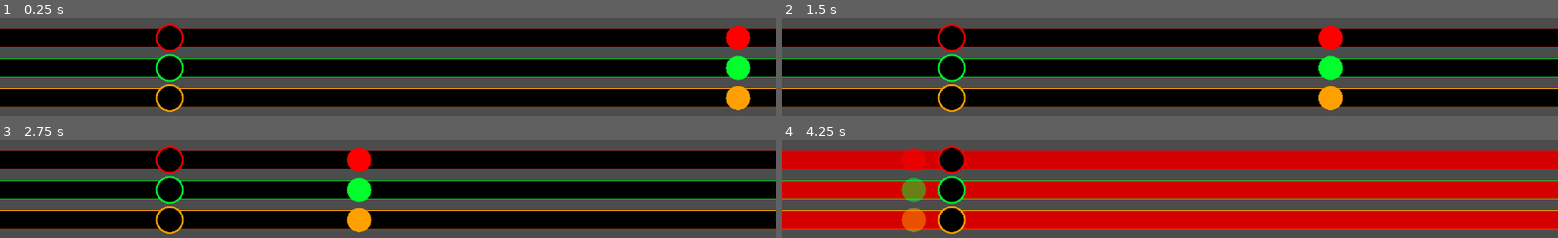
Above: before the commit, frames 1-4 (two rows, left to right).
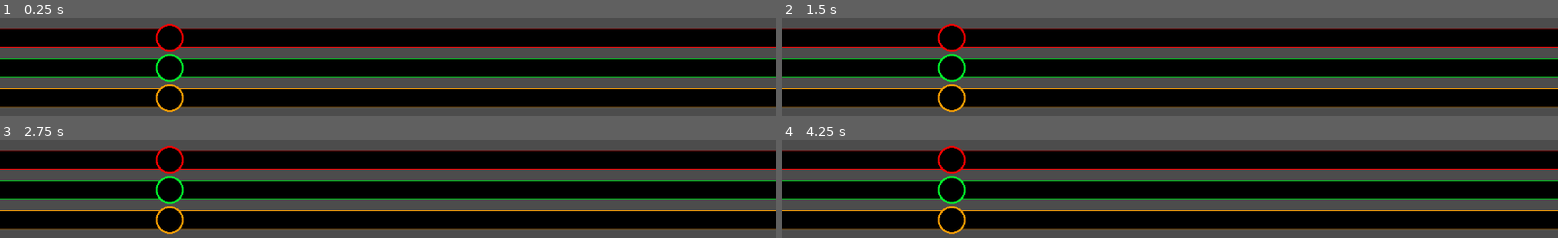
Above: after the commit, the same moments.

Repository: gregpennefather/jingle-cats
Game: Godot game, scene res://GameScene.tscn
The game is run twice, just before and just after one commit, with the same random seed, the same clock (stepped at 60 frames per second) and the same inputs. Video files are missing from this copy of the repository; at most half a second of black plays in their place.
Inputs:
- Up to frame 1 (0.25 s): no input
- Up to frame 2 (1.5 s): hold Right (ui_right) 0.53-1.28 s; hold Down (ui_down) from 1.28 s (still down)
- Up to frame 3 (2.75 s): release Down (ui_down) at 2.03 s; hold Right (ui_right) from 2.03 s (still down)
- Up to frame 4 (4.25 s): release Right (ui_right) at 3.53 s; hold Left (ui_left) from 3.53 s (still down)

The runs differ from the first frame. In frame 1, 1.8% of the frame differs, in the area x 93-97%, y 7-95%; in frame 2, 1.8%; in frame 3, 1.8%; in frame 4, 55%, in the area x 0-100%, y 7-95%.

Commit message:
Progress on adding notes at specific times

Diff:
--- a/Bars/BarBase.gd
+++ b/Bars/BarBase.gd
@@ -14,23 +14,27 @@
 	note_target.colour = note_colour
 	spawner.note_colour = note_colour
 	get_node("Outline").default_color = note_colour
-	get_node("SpawnPoint").spawn(7)
 
-	var timer = Timer.new()
-	timer.wait_time = 2
-	timer.connect("timeout", self, "add_A_Long")
-	timer.start()
-	timer.one_shot = false
-	add_child(timer)
+func add_note(noteType):
+	print('adding note: ' + str(noteType))
+	get_node("SpawnPoint").spawn(noteType)
+
+func add_note_array(note_play_info_array):
+	for play_info in note_play_info_array:
+		print(str(play_info.PlayTime) + ' ' + str(play_info.NoteType))
+		var timer = Timer.new()
+		timer.name = 'Time' + str(play_info.PlayTime) + 'Note' + str(play_info.NoteType)
+		timer.wait_time = play_info.PlayTime - 4
+		timer.one_shot = true
+		timer.connect('timeout', self, 'add_note', [play_info.NoteType])
+		add_child(timer)
+		timer.start()
 
 func _input(event):
 	if (event.is_action_pressed(action)):
 		var next_note = notes.first_valid_note()
 		if (next_note != null):
 			next_note.play()
-
-func add_A_Long():
-	spawner.spawn(0)
 
 func on_note_hit():
 	animation_player.play('hit')
--- /dev/null
+++ b/Bars/NoteBars.gd
@@ -0,0 +1,17 @@
+extends Node2D
+
+
+onready var RedBar = get_node("RedBar")
+onready var GreenBar = get_node("GreenBar")
+onready var OrangeBar = get_node("OrangeBar")
+
+# Called when the node enters the scene tree for the first time.
+func _ready():
+	RedBar.add_note_array([createNotePlayInfo(10, Note.NoteType.G_Long)])
+	GreenBar.add_note_array([createNotePlayInfo(10.5, Note.NoteType.A_Short)])
+
+func createNotePlayInfo(playTime, noteType):
+	var play_info = PlayTimeInfo.new()
+	play_info.PlayTime = playTime
+	play_info.NoteType = noteType
+	return play_info
--- a/Bars/NoteBars.tscn
+++ b/Bars/NoteBars.tscn
@@ -1,21 +1,23 @@
-[gd_scene load_steps=2 format=2]
+[gd_scene load_steps=3 format=2]
 
-[ext_resource path="res://Bars/BarBase.tscn" type="PackedScene" id=1]
+[ext_resource path="res://Bars/NoteBars.gd" type="Script" id=1]
+[ext_resource path="res://Bars/BarBase.tscn" type="PackedScene" id=2]
 
 [node name="NoteBars" type="Node2D"]
+script = ExtResource( 1 )
 
-[node name="RedBar" parent="." instance=ExtResource( 1 )]
+[node name="RedBar" parent="." instance=ExtResource( 2 )]
 editor/display_folded = true
 note_colour = Color( 1, 0, 0, 1 )
 action = "ui_left"
 
-[node name="GreenBar" parent="." instance=ExtResource( 1 )]
+[node name="GreenBar" parent="." instance=ExtResource( 2 )]
 editor/display_folded = true
 position = Vector2( 0, 50 )
 note_colour = Color( 0, 1, 0.180392, 1 )
 action = "ui_down"
 
-[node name="OrangeBar" parent="." instance=ExtResource( 1 )]
+[node name="OrangeBar" parent="." instance=ExtResource( 2 )]
 editor/display_folded = true
 position = Vector2( 0, 100 )
 texture_mode = 7
--- a/Bars/Notes/Note.gd
+++ b/Bars/Notes/Note.gd
@@ -1,4 +1,7 @@
+class_name Note
 extends Position2D
+
+enum NoteType { A_Long, A_Short, B_Long, B_Short, C_Short, CBottom_Long, CTop_Long, DBottom_Long, DTop_Long, E_Long, ETop_Long, F_Short, FTop_long, G_Long }
 
 const NOTE_SPEED = 250
 const VALID_NOTE_RADIUS = 25
--- /dev/null
+++ b/Bars/Notes/PlayTimeInfo.gd
@@ -0,0 +1,5 @@
+class_name PlayTimeInfo
+extends Reference
+
+var PlayTime
+var NoteType
--- a/Bars/SpawnPoint.gd
+++ b/Bars/SpawnPoint.gd
@@ -8,18 +8,45 @@
 export (AudioStream) var C_Short
 export (AudioStream) var CBottom_Long
 export (AudioStream) var CTop_Long
+export (AudioStream) var DBottom_Long
+export (AudioStream) var E_Long
+export (AudioStream) var ETop_Long
+export (AudioStream) var F_Short
+export (AudioStream) var FTop_long
 export (AudioStream) var G_Long
 var note_colour
 
-func spawn(note_index):
+func spawn(noteType):
 	var note = note_scene.instance()
 	note.colour = note_colour
-	if (note_index == 0):
-		note.note_audio = A_Long
-	if (note_index == 1):
-		note.note_audio = A_Short
-	if (note_index == 7):
-		note.note_audio = G_Long
+	match noteType:
+		[Note.NoteType.ALong]:
+			note.note_audio = A_Long
+		[Note.NoteType.A_Short]:
+			note.note_audio = A_Short
+		[Note.NoteType.B_Long]:
+			note.note_audio = B_Long
+		[Note.NoteType.B_Short]:
+			note.note_audio = B_Short
+		[Note.NoteType.C_Short]:
+			note.note_audio = C_Short
+		[Note.NoteType.CBottom_Long]:
+			note.note_audio = CBottom_Long
+		[Note.NoteType.CTop_Long]:
+			note.note_audio = CTop_Long
+		[Note.NoteType.DBottom_Long]:
+			note.note_audio = DBottom_Long
+		[Note.NoteType.E_Long]:
+			note.note_audio = E_Long
+		[Note.NoteType.ETop_Long]:
+			note.note_audio = ETop_Long
+		[Note.NoteType.F_Short]:
+			note.note_audio = F_Short
+		[Note.NoteType.FTop_long]:
+			note.note_audio = FTop_long
+		[Note.NoteType.G_Long]:
+			note.note_audio = G_Long
+
 	note.position = position
 	note.connect('note_hit', get_parent(), 'on_note_hit')
 	note.connect('note_missed', get_parent(), 'on_note_missed')
--- a/project.godot
+++ b/project.godot
@@ -8,9 +8,20 @@
 
 config_version=4
 
-_global_script_classes=[  ]
+_global_script_classes=[ {
+"base": "Position2D",
+"class": "Note",
+"language": "GDScript",
+"path": "res://Bars/Notes/Note.gd"
+}, {
+"base": "Reference",
+"class": "PlayTimeInfo",
+"language": "GDScript",
+"path": "res://Bars/Notes/PlayTimeInfo.gd"
+} ]
 _global_script_class_icons={
-
+"Note": "",
+"PlayTimeInfo": ""
 }
 
 [application]
